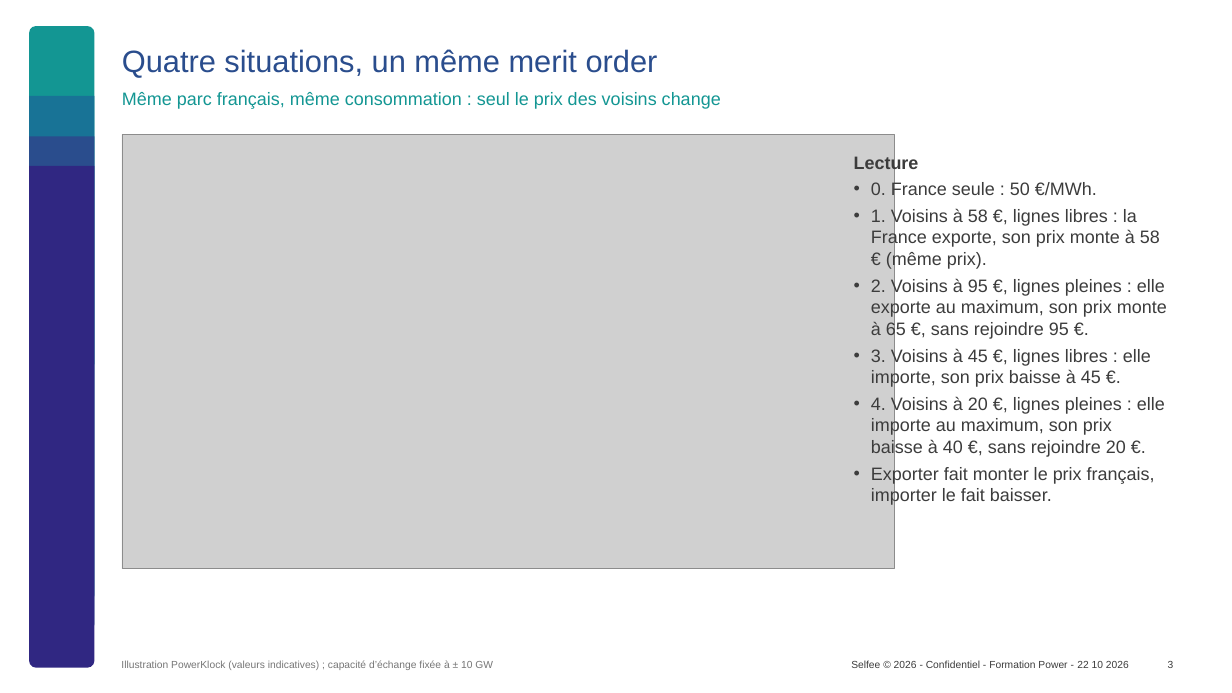
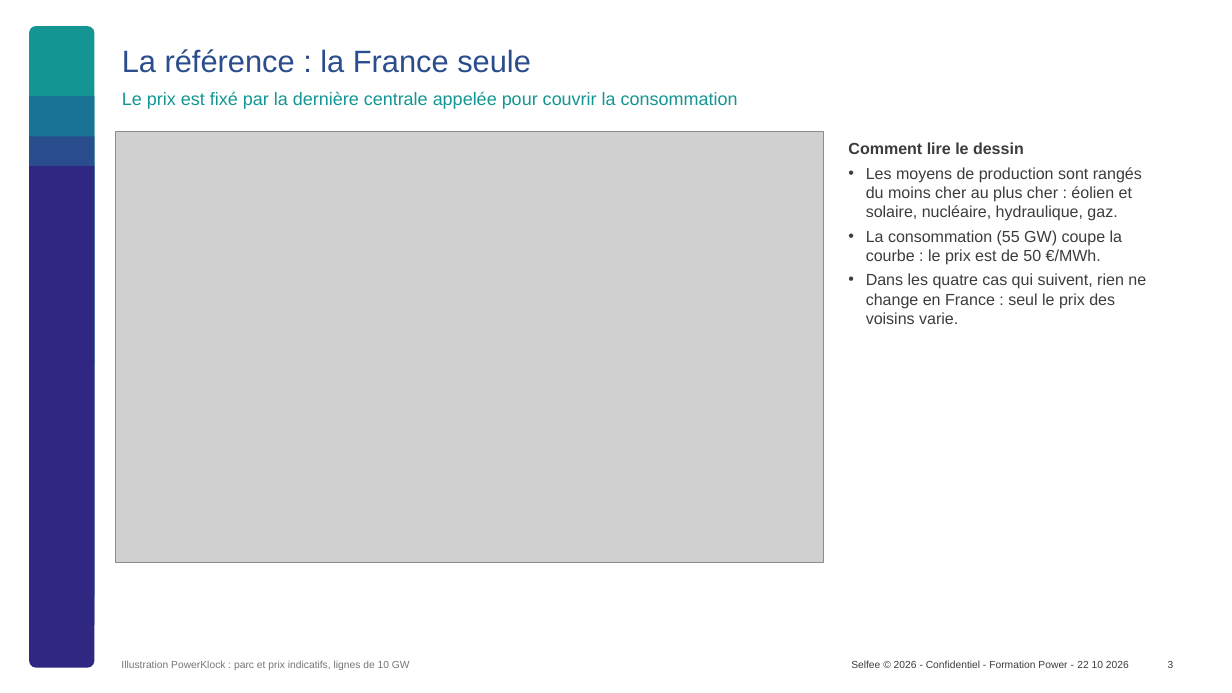
Before and after one commit to TomSRemy/PowerKlock, a slide deck: slide 3 of docs/discussion/formation/Formation_couplage_europeen.pptx. Drawn at 1232x693 pixels with LibreOffice and Linux fonts; fonts in the diff are those of the drawing; grey boxes stand for pictures; background and template pictures are left out. Boxes give left, top, right and bottom in pixels: in the first picture for what was removed or moved away, otherwise in the second. Text is boxed around its words. In the diff, an @@ line names an element or a change of style, - is before the commit and + after.

```diff
--- a/docs/discussion/formation/Formation_couplage_europeen.pptx
+++ b/docs/discussion/formation/Formation_couplage_europeen.pptx
@@ title at bbox=[122, 49, 531, 73]: text changed @@
-Quatre situations, un même merit order
+La référence : la France seule
@@ text at bbox=[122, 91, 738, 109]: text changed @@
-Même parc français, même consommation : seul le prix des voisins change
+Le prix est fixé par la dernière centrale appelée pour couvrir la consommation
@@ picture: place and size @@
-picture at bbox=[122, 134, 895, 568]
+picture at bbox=[116, 131, 823, 563]
@@ text at bbox=[848, 142, 1146, 324]: text changed; size 14 to 12.5 pt @@
-Lecture
-• 0. France seule : 50 €/MWh.
-• 1. Voisins à 58 €, lignes libres : la France exporte, son prix monte à 58 € (même prix).
-• 2. Voisins à 95 €, lignes pleines : elle exporte au maximum, son prix monte à 65 €, sans rejoindre 95 €.
-• 3. Voisins à 45 €, lignes libres : elle importe, son prix baisse à 45 €.
-• 4. Voisins à 20 €, lignes pleines : elle importe au maximum, son prix baisse à 40 €, sans rejoindre 20 €.
-• Exporter fait monter le prix français, importer le fait baisser.
+Comment lire le dessin
+• Les moyens de production sont rangés du moins cher au plus cher : éolien et solaire, nucléaire, hydraulique, gaz.
+• La consommation (55 GW) coupe la courbe : le prix est de 50 €/MWh.
+• Dans les quatre cas qui suivent, rien ne change en France : seul le prix des voisins varie.
@@ text at bbox=[121, 661, 410, 670]: text changed @@
-Illustration PowerKlock (valeurs indicatives) ; capacité d’échange fixée à ± 10 GW
+Illustration PowerKlock : parc et prix indicatifs, lignes de 10 GW
```
Also in this commit, not shown: 3 other slides changed, 4 slides added, 12 other files.
